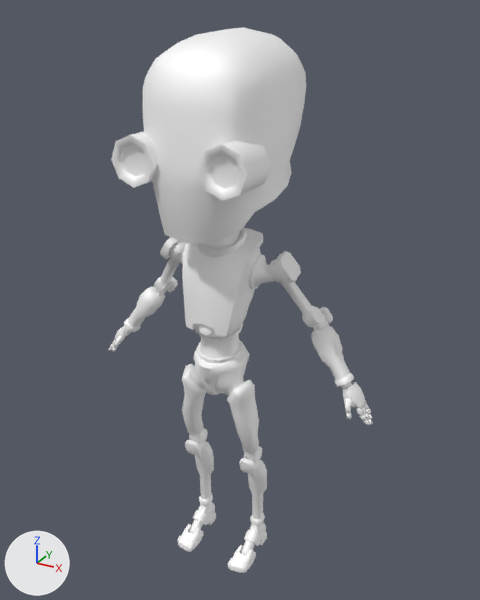
An edit to the FBX model Assets/UnityTechnologies/SpaceRobotKyle/Models/Robot KyleMini.fbx, drawn before and after from the same camera.
The view is the same before and after, from a 50 mm lens placed at (1.26, -2.14, 2.34), pointed at (0.03, 0.09, 1.22). Lighting does not change. The marker at lower left points along +X, +Y and +Z. Where no turn or scale is listed for an object, it has been applied to the vertices.

Objects in the first picture: 'Robot2'.
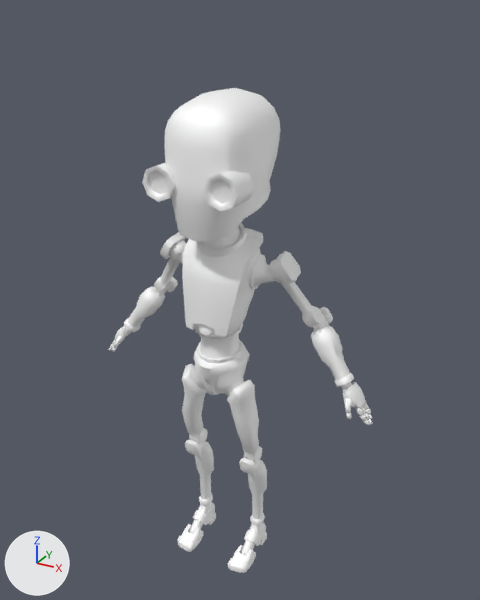
Commit message: Update Robot Head

What changed in the scene script:
```text
Change me_メッシュ:
    used by ob_robot2; location = (0.0, 0.0, 0.0)
    remove me_メッシュ.from_pydata(...)  # 3136 vertices, 3332 faces; spans x -0.65..0.65, y -0.3..0.36, z 0.0..2.27
    add me_メッシュ.from_pydata(...)  # 3136 vertices, 3332 faces; spans x -0.65..0.65, y -0.23..0.25, z 0.0..2.07
    me_メッシュ part 1: 225 of the vertices in x -0.27..0.27, y -0.3..0.36, z 1.57..2.27 are scaled about their middle by 0.721, then moved by (0.0, -0.02, -0.11)
```

What differs and where, as boxes [x1, y1, x2, y2] in the pictures (480 x 600 px; the box of a moved part takes in the faces that stretch with it):
'Robot2', reshaped (11% shorter)
    before: [108, 27, 373, 573]
    after: [108, 88, 373, 573]
part 1 of me_メッシュ, moved or reshaped
    before: [111, 27, 306, 244]
    after: [142, 88, 280, 241]
